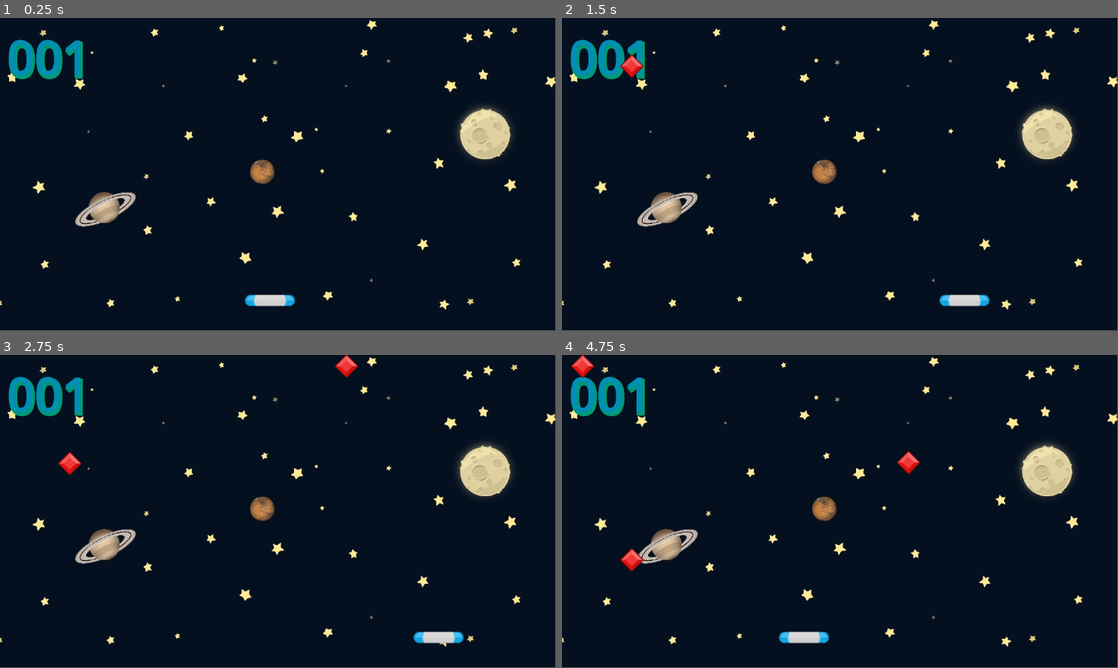
Above: before the commit, frames 1-4 (two rows, left to right).
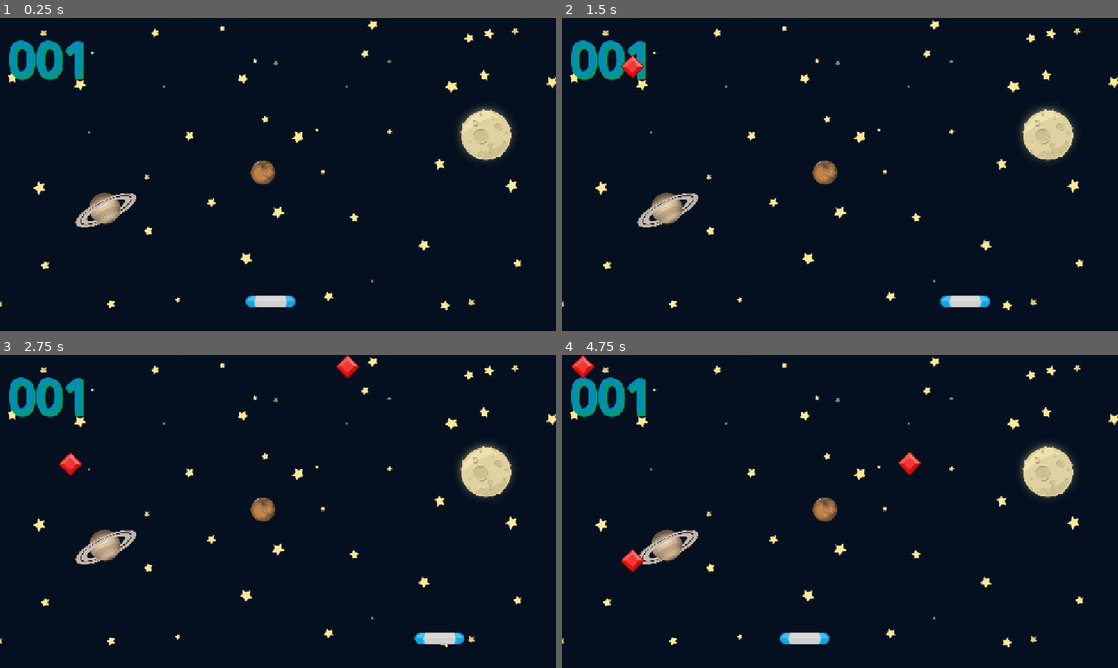
Above: after the commit, the same moments.

Repository: zserzzzz/gemcatcher
Game: Godot game, scene res://Scenes/Game/Game.tscn
Same seed, same stepped clock (60 frames per second), same inputs: the game is played once before the commit and once after it.
Inputs:
- Up to frame 1 (0.25 s): no input
- Up to frame 2 (1.5 s): hold D (move_right) 0.53-1.28 s; hold A (move_left) from 1.28 s (still down)
- Up to frame 3 (2.75 s): release A (move_left) at 2.03 s; hold D (move_right) from 2.03 s (still down)
- Up to frame 4 (4.75 s): release D (move_right) at 3.53 s; hold A (move_left) from 3.53 s (still down)
In our replay, the window is 799x449 before the commit and 800x450 after it. These sizes can differ from the game's own. Grey fills any space a smaller window leaves; there, only what the larger window draws over its background counts as a difference.

The runs differ from the first frame. In frame 1, 1.9% of the frame differs, in the area x 0-100%, y 0-94%; in frame 2, 1.9%; in frame 3, 2.0%; in frame 4, 2.1%.

Commit message:
removed a pic since yk

Diff:
--- a/Scenes/Game/Game.tscn
+++ b/Scenes/Game/Game.tscn
@@ -6,6 +6,8 @@
 [ext_resource type="AudioStream" uid="uid://cyhcyuk57wyiv" path="res://assets/spell1_0.wav" id="5_3k6gv"]
 [ext_resource type="AudioStream" uid="uid://i32gcttfq8ad" path="res://assets/bgm_action_5.mp3" id="5_y3kpf"]
 [ext_resource type="AudioStream" uid="uid://bwyb7alwg64a8" path="res://assets/explode.wav" id="6_3k6gv"]
+
+[sub_resource type="RectangleShape2D" id="RectangleShape2D_3k6gv"]
 
 [node name="GAME" type="Node2D"]
 script = ExtResource("1_ln2h6")
@@ -52,5 +54,19 @@
 text = "000"
 uppercase = true
 
+[node name="lefft" type="TouchScreenButton" parent="."]
+position = Vector2(261, 323)
+scale = Vector2(33.7637, 31.9699)
+shape = SubResource("RectangleShape2D_3k6gv")
+
+[node name="right" type="TouchScreenButton" parent="."]
+position = Vector2(940, 323)
+scale = Vector2(33.7637, 31.9699)
+shape = SubResource("RectangleShape2D_3k6gv")
+
 [connection signal="area_entered" from="Paddle" to="." method="_on_paddle_area_entered"]
 [connection signal="timeout" from="Timer" to="." method="_on_timer_timeout"]
+[connection signal="pressed" from="lefft" to="Paddle" method="_on_lefft_pressed"]
+[connection signal="released" from="lefft" to="Paddle" method="_on_lefft_released"]
+[connection signal="pressed" from="right" to="Paddle" method="_on_right_pressed"]
+[connection signal="released" from="right" to="Paddle" method="_on_right_released"]
--- /dev/null
+++ b/Scenes/Gem/zakagem.tscn
@@ -0,0 +1,20 @@
+[gd_scene load_steps=4 format=3 uid="uid://duleseva2pptd"]
+
+[ext_resource type="Script" uid="uid://cyy1ajw0p26ai" path="res://scripts/gem/gem.gd" id="1_8dkk7"]
+[ext_resource type="Texture2D" uid="uid://dpp8yygbqvr11" path="res://assets/IMG_20250628_144235.jpg" id="2_q651i"]
+
+[sub_resource type="RectangleShape2D" id="RectangleShape2D_tv10m"]
+
+[node name="Gem" type="Area2D"]
+position = Vector2(0, 26)
+script = ExtResource("1_8dkk7")
+
+[node name="gem" type="Sprite2D" parent="."]
+scale = Vector2(0.0258588, 0.0258589)
+texture = ExtResource("2_q651i")
+
+[node name="CollisionShape2D" type="CollisionShape2D" parent="."]
+scale = Vector2(-2.51714, 3.5796)
+shape = SubResource("RectangleShape2D_tv10m")
+
+[connection signal="area_entered" from="." to="." method="_on_area_entered"]
--- a/project.godot
+++ b/project.godot
@@ -14,6 +14,11 @@
 run/main_scene="uid://dd5w3bpw7u3ig"
 config/features=PackedStringArray("4.4", "Mobile")
 config/icon="res://icon.svg"
+
+[display]
+
+window/stretch/mode="canvas_items"
+window/stretch/aspect="expand"
 
 [input]
 
@@ -34,3 +39,4 @@
 
 textures/canvas_textures/default_texture_filter=0
 renderer/rendering_method="mobile"
+textures/vram_compression/import_etc2_astc=true
--- a/scripts/game/game.gd
+++ b/scripts/game/game.gd
@@ -71,3 +71,7 @@
 
 func _on_timer_timeout() -> void:
 	create_gem()
+
+
+func _on_lefft_released() -> void:
+	pass # Replace with function body.
--- a/scripts/paddle/paddle.gd
+++ b/scripts/paddle/paddle.gd
@@ -1,11 +1,37 @@
 extends Area2D
+
+var left = false
+var right = false
 
 @export var speed = 500
 
 # Called every frame. 'delta' is the elapsed time since the previous frame.
 func _process(delta: float) -> void:
+
 	var movement = Input.get_axis("move_left","move_right")
 	position.x += speed * movement * delta
 
+	if right == true:
+		position.x += speed * 1 * delta
+	elif left == true:
+		position.x += speed * -1 * delta
+
+
 	position.x = clamp(position.x,0 + 50,get_viewport_rect().end.x - 50)
 	#print(position.x)
+
+
+func _on_lefft_pressed() -> void:
+	left = true
+
+
+func _on_lefft_released() -> void:
+	left = false
+
+
+func _on_right_pressed() -> void:
+	right = true
+
+
+func _on_right_released() -> void:
+	right = false
Not shown: 1 places in Scenes/Game/Game.tscn that only renumber resources
Not shown, added: assets/IMG_20250628_144235.jpg.import
Not shown, added: export_presets.cfg
Not shown, changed: .gitignore
Not shown, added: gemcatcher.console.exe
Not shown, added: gemcatcher.exe
Not shown, added: gemcatcher.exe~RF8a07e0.TMP
Not shown, added: gemcatcher.pck
